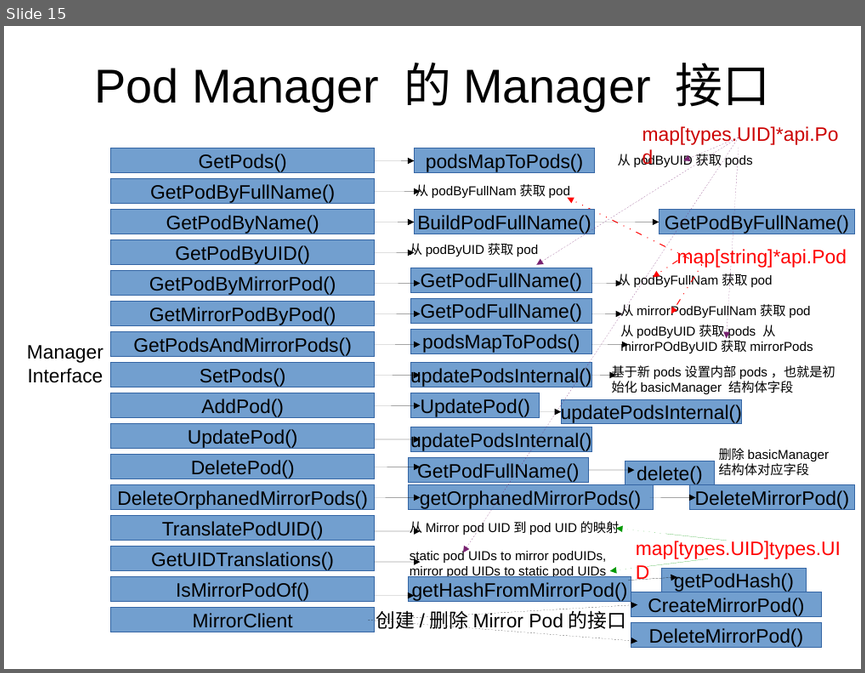
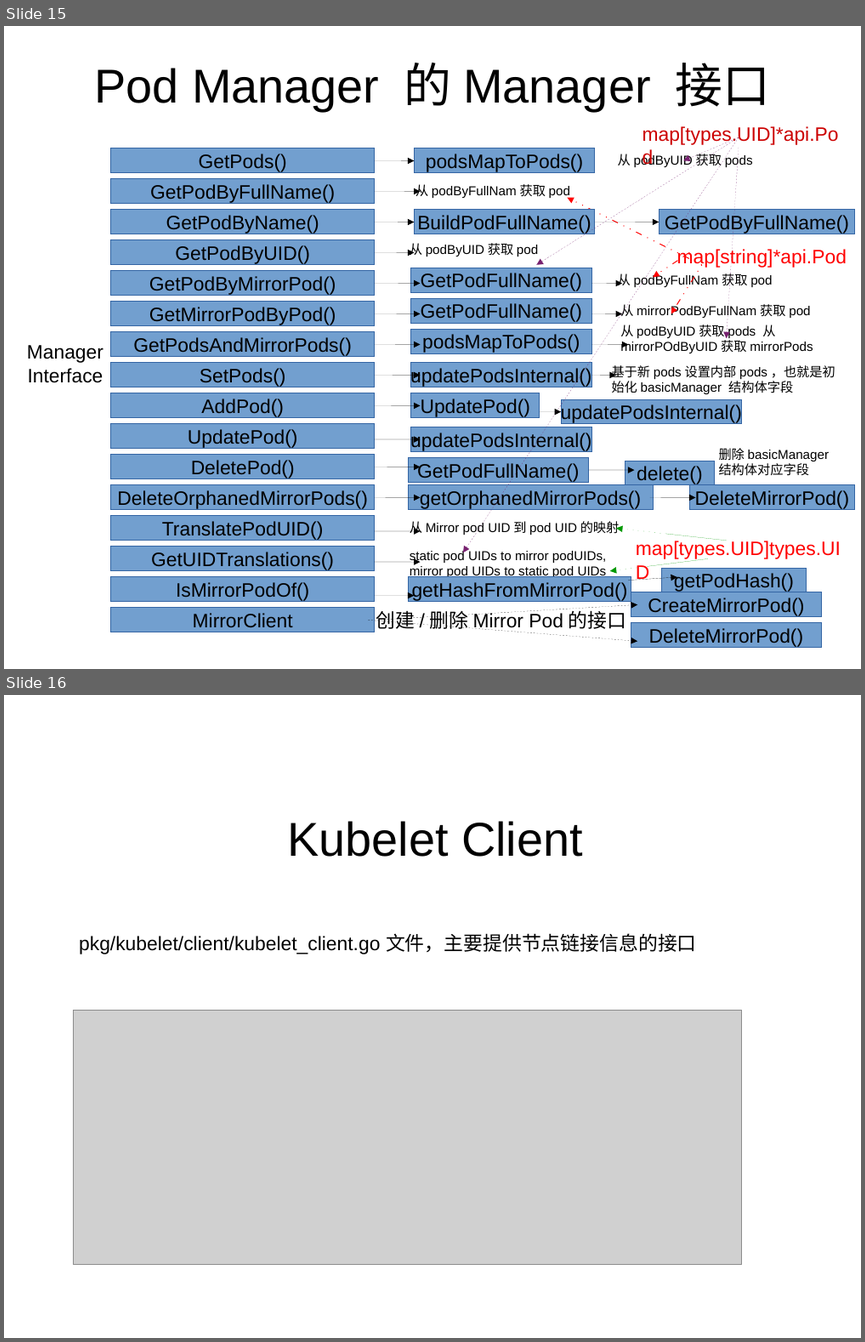
Before and after one commit to loveliuliu/Kubernetes-step-by-step, a slide deck: code_analysis/Kubelet/Kubelet.odp. Shown one above the other, each under a label of ours: slide 15 before the commit, slides 15 and 16 after it. The pictures are 865x673 and 865x1342 pixels, drawn with LibreOffice and Linux fonts; fonts in the diff are those of the drawing; grey boxes stand for pictures. Boxes give left, top, right and bottom in pixels: in the first picture for what was removed or moved away, otherwise in the second. Text is boxed around its words. In the diff, an @@ line names an element or a change of style, - is before the commit and + after.

Commit message:
增加kubelet_client.go 文件的分析内容

```diff
--- a/code_analysis/Kubelet/Kubelet.odp
+++ b/code_analysis/Kubelet/Kubelet.odp
@@ slide 16 added at (x1=4, y1=695, x2=861, y2=1338), background #FFFFFF @@
@@ title added at (x1=287, y1=821, x2=583, y2=857), 44 pt, text #000000 @@
+Kubelet Client
@@ text added at (x1=79, y1=933, x2=697, y2=954), 18 pt, text #000000 @@
+pkg/kubelet/client/kubelet_client.go 文件，主要提供节点链接信息的接口
@@ picture added at (x1=73, y1=1009, x2=741, y2=1265) @@
```
Also in this commit, not shown: 1 other slide added.
